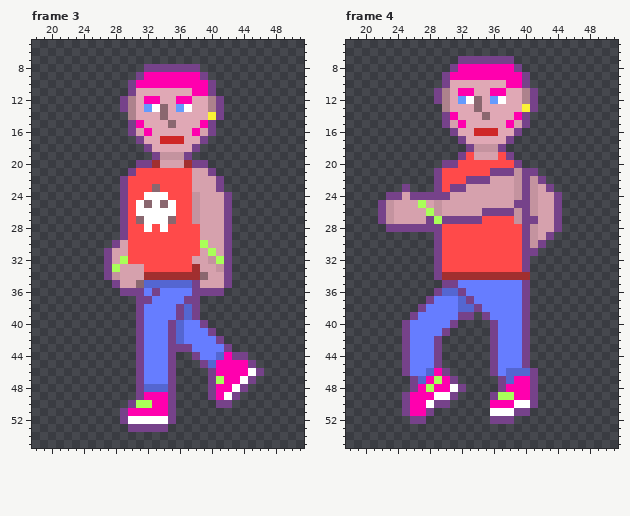
Edited in one commit: pixel-art file (art/characters/ölef_walking_left.aseprite). Above is the file before it was changed.
64x64 pixels, 8 frames. Shown: frame 3: x 18..51, y 5..55; frame 4: x 18..51, y 5..55. The commit also changed other frames, which this record leaves out.
Now the later version:
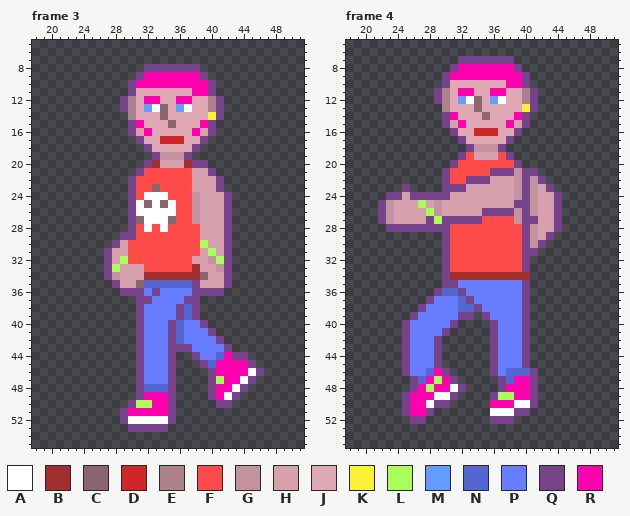
Palette (. is transparent): A #ffffff  B #a12f2f  C #8a676f  D #cf2727  E #ad828c  F #ff4a4a  G #c4939f  H #d6a1ad  J #e0a8b5  K #fbf236  L #a9ff59  M #639bff  N #5466d1  P #667dff  Q #76428a  R #ff00ae
Diff:
Frame 3:
y 20: x 31 Q -> .
y 21: x 30..31 QF -> .Q
y 22..28: x 29..30 QF -> .Q
y 29: x 30 F -> Q
Frame 4:
y 20: x 30 Q -> .
y 21..23: x 29..30 QF -> .Q
y 28: x 30 F -> Q
y 29..33: x 29..30 QF -> .Q
y 34: x 29..30 QB -> .Q
Pixel boxes of the changes (left, top, right, bottom) in both pictures:
changed: (120, 160, 144, 240)
changed: (434, 160, 450, 280)
